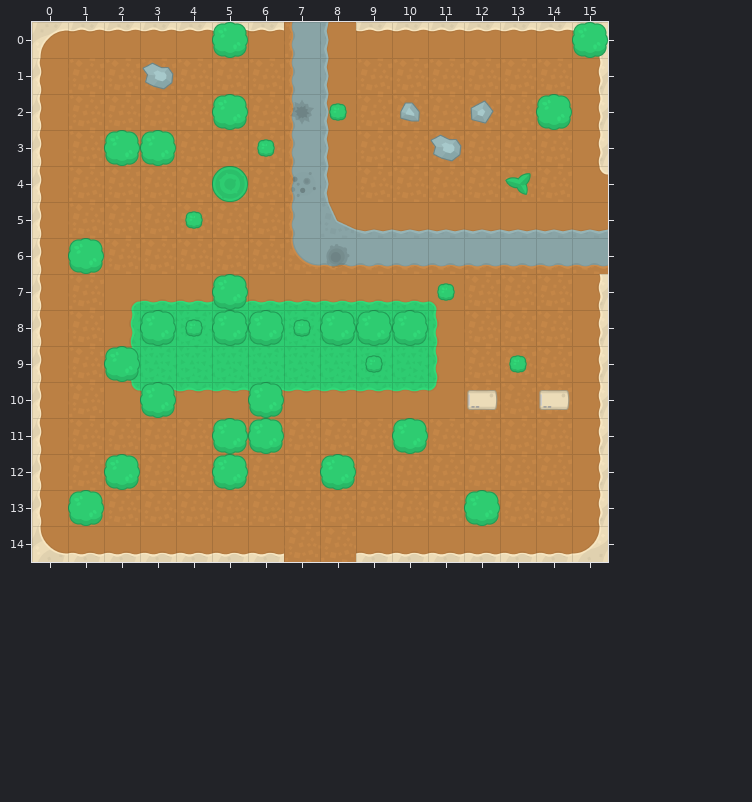
Tiled map: data/map/area01.tmx. Above is the file before it was changed.
Cells are 128x128 px. Shown: x 0..15, y 0..14.
The same view after the edit:
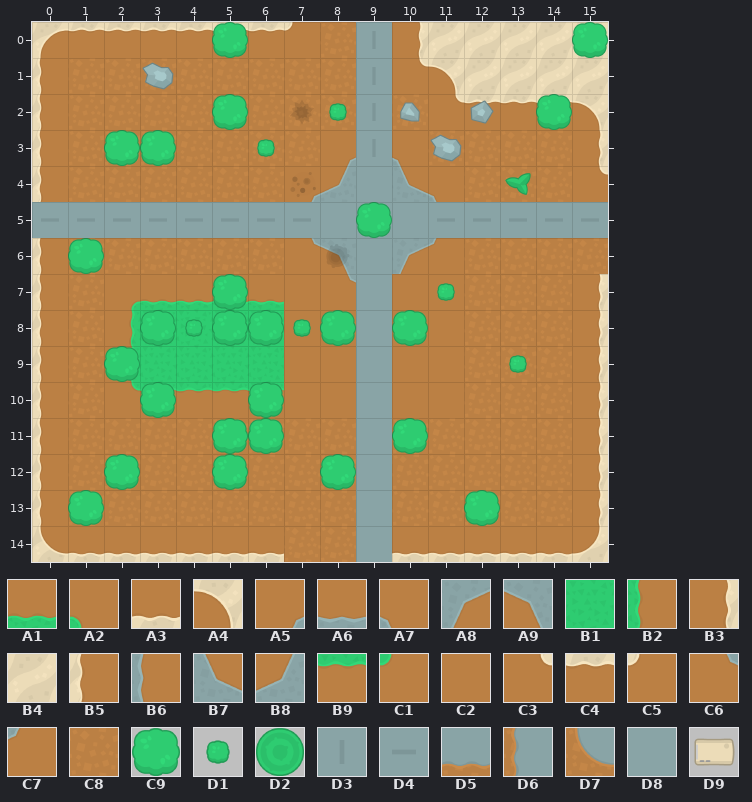
Key: from "towerDefense_tilesheet@2": A1 1, A2 2, A3 6, A4 9, A5 10, A6 11, A7 12, A8 13, A9 14, B1 24, B2 25, B3 28, B4 29, B5 30, B6 35, B7 36, B8 37, B9 47, C1 48, C2 50, C3 51, C4 52, C5 53, C6 56, C7 58, C8 93, C9 130, D1 131, D2 133, D3 155, D4 201, D5 213, D6 237, D7 238, D8 267, D9 269.
__ is an empty cell, .. an unchanged one.
From old to new:
--- layer "tiles"
@@ x 0..15 @@
- 0 .. .. .. .. .. .. .. D6 B6 C4 C4 C4 C4 C4 C4 A4
- 1 .. .. .. .. .. .. .. D6 B6 C8 C8 C8 C8 C8 C8 B3
- 2 .. .. .. .. .. .. .. D6 B6 C8 .. C8 C8 C8 C8 B3
- 3 .. .. .. .. .. .. .. D6 B6 C8 C8 .. .. .. .. ..
- 4 .. .. .. .. .. .. .. D6 B6 C8 C8 C8 .. .. .. ..
- 5 B5 C8 C8 C8 C8 C8 C8 D6 B7 A6 A6 A6 A6 A6 A6 A6
- 6 .. .. .. .. .. .. .. D7 D5 D5 D5 D5 D5 D5 D5 D5
- 7 .. .. .. .. .. .. .. A1 A1 A1 A1 A2 .. .. .. ..
- 8 .. .. .. .. .. .. .. B1 B1 B1 B1 B2 .. .. .. ..
- 9 .. .. .. .. .. .. .. B1 B1 B1 B1 B2 .. .. .. ..
-10 .. .. .. .. .. .. .. B9 B9 B9 B9 C1 .. .. .. ..
-11 .. .. .. .. .. .. .. .. .. C8 .. .. .. .. .. ..
-12 .. .. .. .. .. .. .. .. .. C8 .. .. .. .. .. ..
-13 .. .. .. .. .. .. .. .. .. C8 .. .. .. .. .. ..
-14 .. .. .. .. .. .. .. .. .. A3 .. .. .. .. .. ..
+ 0 .. .. .. .. .. .. .. C5 C8 D3 B3 B4 B4 B4 B4 B4
+ 1 .. .. .. .. .. .. .. C8 C8 D3 C3 A4 B4 B4 B4 B4
+ 2 .. .. .. .. .. .. .. C8 C8 D3 .. C3 C4 C4 C4 A4
+ 3 .. .. .. .. .. .. .. C8 A5 D3 A7 .. .. .. .. ..
+ 4 .. .. .. .. .. .. .. A5 B8 D8 B7 A7 .. .. .. ..
+ 5 D4 D4 D4 D4 D4 D4 D4 D4 D8 D8 D8 D4 D4 D4 D4 D4
+ 6 .. .. .. .. .. .. .. C6 A9 D8 A8 C7 C8 C8 C8 C8
+ 7 .. .. .. .. .. .. .. C2 C6 D8 C2 C2 .. .. .. ..
+ 8 .. .. .. .. .. .. .. C2 C2 D8 C2 C2 .. .. .. ..
+ 9 .. .. .. .. .. .. .. C2 C2 D8 C2 C2 .. .. .. ..
+10 .. .. .. .. .. .. .. C2 C2 D8 C2 C2 .. .. .. ..
+11 .. .. .. .. .. .. .. .. .. D8 .. .. .. .. .. ..
+12 .. .. .. .. .. .. .. .. .. D8 .. .. .. .. .. ..
+13 .. .. .. .. .. .. .. .. .. D8 .. .. .. .. .. ..
+14 .. .. .. .. .. .. .. .. .. D8 .. .. .. .. .. ..
--- layer "Tile Layer 2"
@@ x 4..9 @@
- 4 .. D2 .. .. .. ..
- 5 D1 .. .. .. .. __
+ 4 .. __ .. .. .. ..
+ 5 __ .. .. .. .. C9
@@ x 9..14 @@
- 8 C9 .. .. .. .. ..
- 9 D1 .. .. .. .. ..
-10 .. .. .. D9 .. D9
+ 8 __ .. .. .. .. ..
+ 9 __ .. .. .. .. ..
+10 .. .. .. __ .. __
Where, in picture pixels (left, top, right, bottom), the same in both pictures:
changed: (32, 22, 608, 562)
